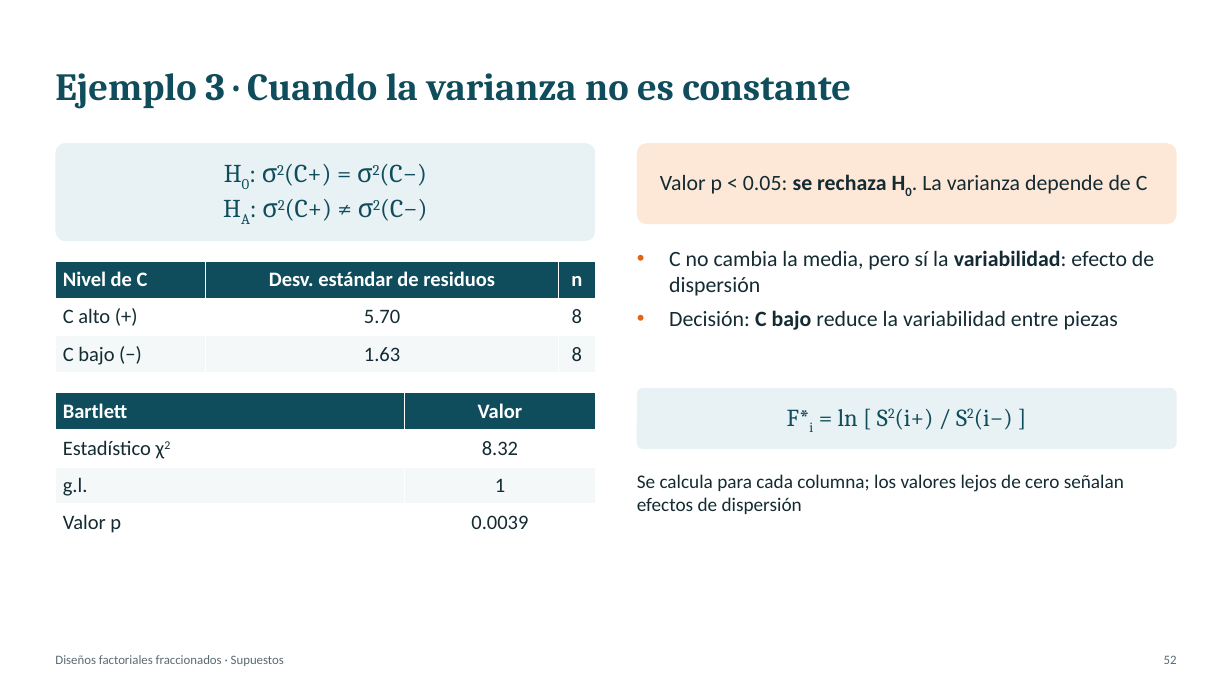
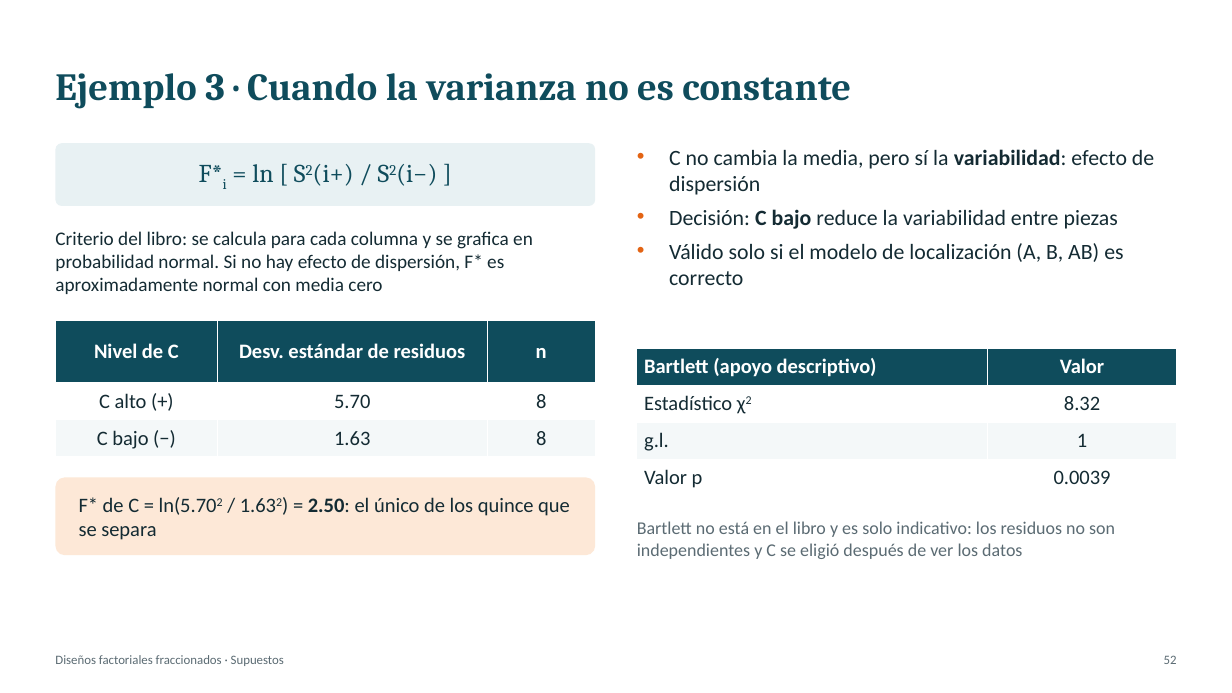
Before and after one commit to Juanes2001/diseno-de-experimentos, a slide deck: slide 52 of exposicion-tema-06/Tema6_Factoriales_Fraccionados.pptx. Drawn at 1232x693 pixels with LibreOffice and Linux fonts; fonts in the diff are those of the drawing. Boxes give left, top, right and bottom in pixels: in the first picture for what was removed or moved away, otherwise in the second. Text is boxed around its words. In the diff, an @@ line names an element or a change of style, - is before the commit and + after.

```diff
--- a/exposicion-tema-06/Tema6_Factoriales_Fraccionados.pptx
+++ b/exposicion-tema-06/Tema6_Factoriales_Fraccionados.pptx
@@ rounded rectangle "F*i = ln [ S2(i+) ..." resized from (x1=55, y1=143, x2=595, y2=241) to (x1=55, y1=143, x2=595, y2=206) @@
@@ text "C no cambia la media, ..." moved from (x1=669, y1=250, x2=1154, y2=330) to (x1=669, y1=149, x2=1154, y2=285) @@
@@ text in rounded rectangle at (x1=199, y1=164, x2=437, y2=189): text changed @@
-H0: σ2(C+) = σ2(C−)
-HA: σ2(C+) ≠ σ2(C−)
+F*i = ln [ S2(i+) / S2(i−) ]
@@ text added at (x1=55, y1=231, x2=533, y2=294), 15 pt, text #142B33 @@
+Criterio del libro: se calcula para cada columna y se grafica en probabilidad normal. Si no hay efecto de dispersión, F* es aproximadamente normal con media cero
@@ text at (x1=669, y1=243, x2=1123, y2=285): paragraph added @@
+• Válido solo si el modelo de localización (A, B, AB) es correcto
@@ table at (x1=55, y1=321, x2=595, y2=457) @@
@@ alignment left to centre @@
@@ table resized from (x1=55, y1=262, x2=595, y2=372) to (x1=55, y1=321, x2=595, y2=457) @@
@@ table at (x1=637, y1=348, x2=1177, y2=496) @@
-row 1, column 1: Bartlett
+row 1, column 1: Bartlett (apoyo descriptivo)
@@ table moved from (x1=55, y1=393, x2=595, y2=541) to (x1=637, y1=348, x2=1177, y2=496) @@
@@ rounded rectangle removed at (x1=637, y1=388, x2=1177, y2=449) @@
-F*i = ln [ S2(i+) / S2(i−) ]
@@ rounded rectangle "F* de C = ln(5.702 ..." resized from (x1=637, y1=143, x2=1177, y2=225) to (x1=55, y1=478, x2=595, y2=555) @@
@@ text in rounded rectangle at (x1=79, y1=497, x2=570, y2=540): text changed; size 17 to 16 pt @@
-Valor p < 0.05: se rechaza H0. La varianza depende de C
+F* de C = ln(5.702 / 1.632) = 2.50: el único de los quince que se separa
@@ text at (x1=637, y1=521, x2=1115, y2=559): text changed; size 15 to 14 pt; text colour #142B33 to #5B6B73 @@
-Se calcula para cada columna; los valores lejos de cero señalan efectos de dispersión
+Bartlett no está en el libro y es solo indicativo: los residuos no son independientes y C se eligió después de ver los datos
```
Also in this commit, not shown: 25 other slides changed, 3 other files.
